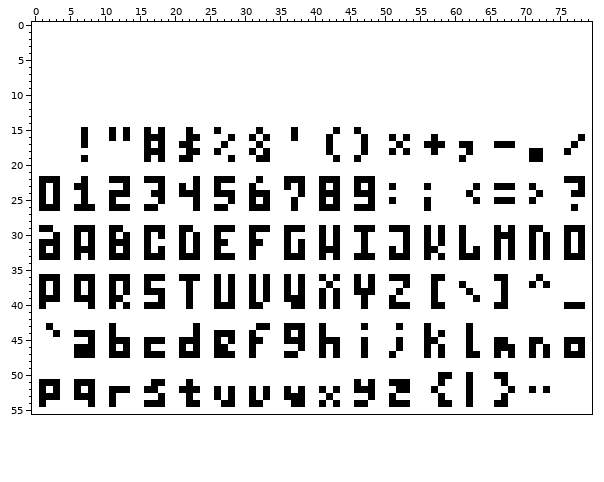
Pixel-art file -- assets-fx/font3x5.ase. This is how it looked before the edit.
80x56 pixels, 1 frame.
After:
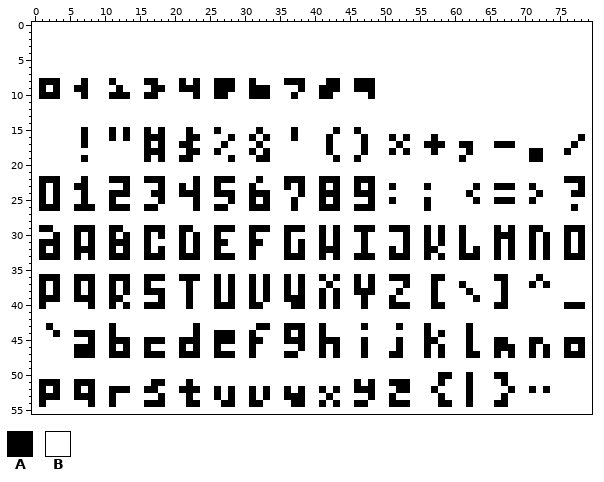
Palette (. is transparent): A #000000  B #ffffff
The exact change:
Layer "letters":
The edit turns colour B into colour A in row 8 at x 1 to 3, 7, 11, 16 to 17, 21, 23, 26 to 28, 31, 36 to 38, 42 to 43 and 46 to 48; in row 9 at x 1, 3, 6 to 7, 12, 17 to 18, 21 to 23, 26 to 28, 31 to 33, 38, 41 to 43 and 46 to 48; in row 10 at x 1 to 3, 7, 11 to 13, 16 to 17, 23, 26 to 27, 31 to 33, 37, 41 to 42 and 48; in row 45 at x 27; in row 47 at x 52.
The edit turns colour A into colour B in row 46 at x 27.
Where, in picture pixels (left, top, right, bottom), the same in both pictures:
changed: (39, 78, 375, 99)
changed: (221, 337, 228, 351)
changed: (396, 351, 403, 358)
